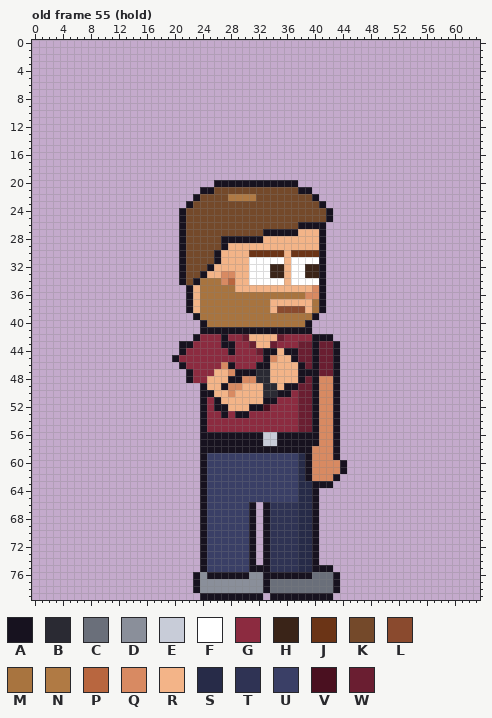
Two states of a pixel-art file, sprites/staff/office_adult_right_anim.aseprite. The first picture shows the starting point.
64x80 pixels, 123 frames. Colours within 5 levels of each other are drawn and written as one. Shown: old frame 55 (hold). The commit also changed other frames, which this record leaves out.
Visible layers, top first: "Arm Top", "Beard", "Hair", "Face", "Watch", "Near Arm", "Collar", "Belt", "Shirt", "Body", "Back Arm", "Pants", "Shoes".
Palette (. is transparent): A #17121f  B #2a2a33  C #6a6f7a  D #8a8f9a  E #c8ccd8  F #ffffff  G #8c2b40  H #3a2418  J #6b3416  K #74492a  L #8a4a2e  M #a8743f  N #b07a44  P #b8663f  Q #d88a62  R #f3b488  S #272b48  T #2f3354  U #3a3f66  V #4a1020  W #6a1e31
Pixels before, old frame 55 (hold) (only the part around the change), first column x 3:
13 ...................................................
14 ...................................................
15 ...................................................
16 ...................................................
17 ...................................................
18 ...................................................
19 ...................................................
20 .......................AAAAAAAAAAAA................
21 .....................AAKKKKKKKKKKKKAA..............
22 ....................AKKKKNNNNKKKKKKKKA.............
23 ...................AKKKKKKKKKKKKKKKKKKA............
24 ..................AKKKKKKKKKKKKKKKKKKKKA...........
25 ..................AKKKKKKKKKKKKKKKKKKKKA...........
26 ..................AKKKKKKKKKKKKKKKKAAAA............
27 ..................AKKKKKKKKKKKAAAAARRRA............
28 ..................AKKKKKAAAAAARRRRRRRRA............
29 ..................AKKKKKARRRRRRRRRRRRRA............
30 ..................AKKKKARRRRJJJJJRJJJJA............
31 ..................AKKKKARRRRFFFFFRFFFFA............
32 ..................AKKKARRRRRFFFHHRFFHHA............
33 ..................AKKARRQQRRFFFHHRFFHHA............
34 ..................AKAMMMQPRRFFFFFRFFFFA............
35 ...................ARMMMMMRRRRRRRRRRRQA............
36 ...................ARMMMMMMMMMMMMMMMQQA............
37 ...................ARMMMMMMMMMMRRRRRRMA............
38 ...................ARMMMMMMMMMMRLLLLRMA............
39 ....................AMMMMMMMMMMMMMMMMA.............
40 .....................AMMMMMMMMMMMMMMA..............
41 .....................AAAAAAAAAAAAAAAA..............
42 ....................AGGGAGGWRRRRWGGGGAAA...........
43 ..................AAGGGGAAGGWRRWGGGWWAWWA..........
44 ..................AGGGGGGAGGGWAARAAWWAWWA..........
45 .................AGGGGGGGGGGGGAQRRAWWAWWA..........
46 ..................AGGGGGQAGGGAARRRRAWAWWA..........
47 ...................AGGGRRQAAABBRRRRAAAWWA..........
48 ...................AGGRRRAAQQBBRRRRAWAQQA..........
49 .....................ARRAQQRRRBBRAAWWAQQA..........
50 .....................AARRQRRRRBBAAGWWAQQA..........
51 .....................AGARRRRRRAAGGGWWAQQA..........
52 .....................AGAARRRAAVGGGGWWAQQA..........
53 .....................AGGAGAAGGGGGGGWWAQQA..........
54 .....................AGGGGGGGGGGGGGWWAQQA..........
55 .....................AGGGGGGGGGGGGGWWAQQA..........
56 .....................AAAAAAAAAEEAAAAAAQQA..........
57 .....................AAAAAAAAAEEAAAAAAQQA..........
58 .....................AAAAAAAAAAAAAAAAQQQA..........
59 .....................AUUUUUUUUUUUUUSAQQQA..........
60 .....................AUUUUUUUUUUUUUSAQQQQA.........
61 .....................AUUUUUUUUUUUUUSAQQQQA.........
62 .....................AUUUUUUUUUUUUUSAQQQA..........
63 .....................AUUUUUUUUUUUUUSSAAA...........
64 .....................AUUUUUUUUUUUUUSSA.............
65 .....................AUUUUUUUUUUUUUSSA.............
66 .....................AUUUUUUA.ATTTTSSA.............
67 .....................AUUUUUUA.ATTTTSSA.............
68 .....................AUUUUUUA.ATTTTSSA.............
69 .....................AUUUUUUA.ATTTTSSA.............
70 .....................AUUUUUUA.ATTTTSSA.............
71 .....................AUUUUUUA.ATTTTSSA.............
72 .....................AUUUUUUA.ATTTTSSA.............
73 .....................AUUUUUUA.ATTTTSSA.............
After the commit:
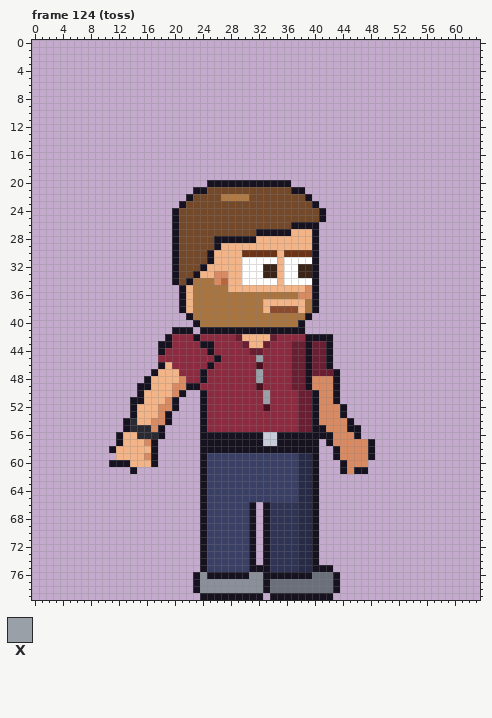
Colours new in this view: X #9aa0a8
A new or re-ordered frame is compared with the old frame closest to it.
Diff:
frames 123 -> 129
Changed rows in their new state; - is an unchanged pixel.
Frame 124 (toss) is new; against old frame 55 (hold):
first column x 11:
20 --------------A-----------.-----------
21 ------------A-K-----------A-.---------
22 -----------AK---N---K-------A.--------
23 ----------AK-----------------A.-------
24 ---------AK-------------------A.------
25 ---------AK-------------------A.------
26 ---------AK---------------A---.-------
27 ---------AK----------A----R--A.-------
28 ---------AK----A-----R-------A.-------
29 ---------AK----AR------------A.-------
30 ---------AK---AR---J----RJ---A.-------
31 ---------AK---AR---F----RF---A.-------
32 ---------AK--AR----F--H-RF-H-A.-------
33 ---------AK-AR-Q-R-F--H-RF-H-A.-------
34 ---------AKAM--QPR-F----RF---A.-------
35 ----------ARM----R----------QA.-------
36 ----------ARM--------------Q-A.-------
37 ----------ARM---------R-----MA.-------
38 ----------ARM---------RL---RMA.-------
39 -----------AM---------------A.--------
40 ------------AM-------------A.---------
41 ---------AAA----------------.---------
42 --------AGGG----G-WR---WG---A---------
43 -------AAGGG-AA-GG-WR-WG--W-AW-A.-----
44 -------AGGG---A--G--W-GGGGW-AW-A.-----
45 -------GGG-----A-----XGGGGW-AW-A.-----
46 -------ARGG---A-GG---VGGGGWWAW-A.-----
47 ------ARRRGG-A-GGGGGGXGGGGWW-W--------
48 -----ARRRRQG-AGGGGGGGXGGGGWWAQ--------
49 ----AARRRQQAAGGGGGGGGVGGGGW-AQ--------
50 ----ARRRRQA---GGGGGGGGXGGG------------
51 ---AARRRQA-----GGGGGGGXG--------------
52 ---ARRRQQA-----GGGGGGG----------QA----
53 ---ARRRQA-------G-GG------------QA----
54 --ABRRQQA-----------------------QQA---
55 --ABBBQA----------------------A-QQAA--
56 -ARRBBBA----------------------AAQQQA--
57 -ARRRQA-----------------------.AQQQQQA
58 ARRRRRA----------------------A..-QQQQA
59 -RRRRQA---------------------SA..-QQQQA
60 AAARRRA---------------------SA...-QQQ-
61 ---A------------------------SA...-QAA-
62 ----------------------------SA...-----
63 ------------------------------..------
Where, in picture pixels (left, top, right, bottom), the same in both pictures:
changed: (109, 180, 375, 488)
